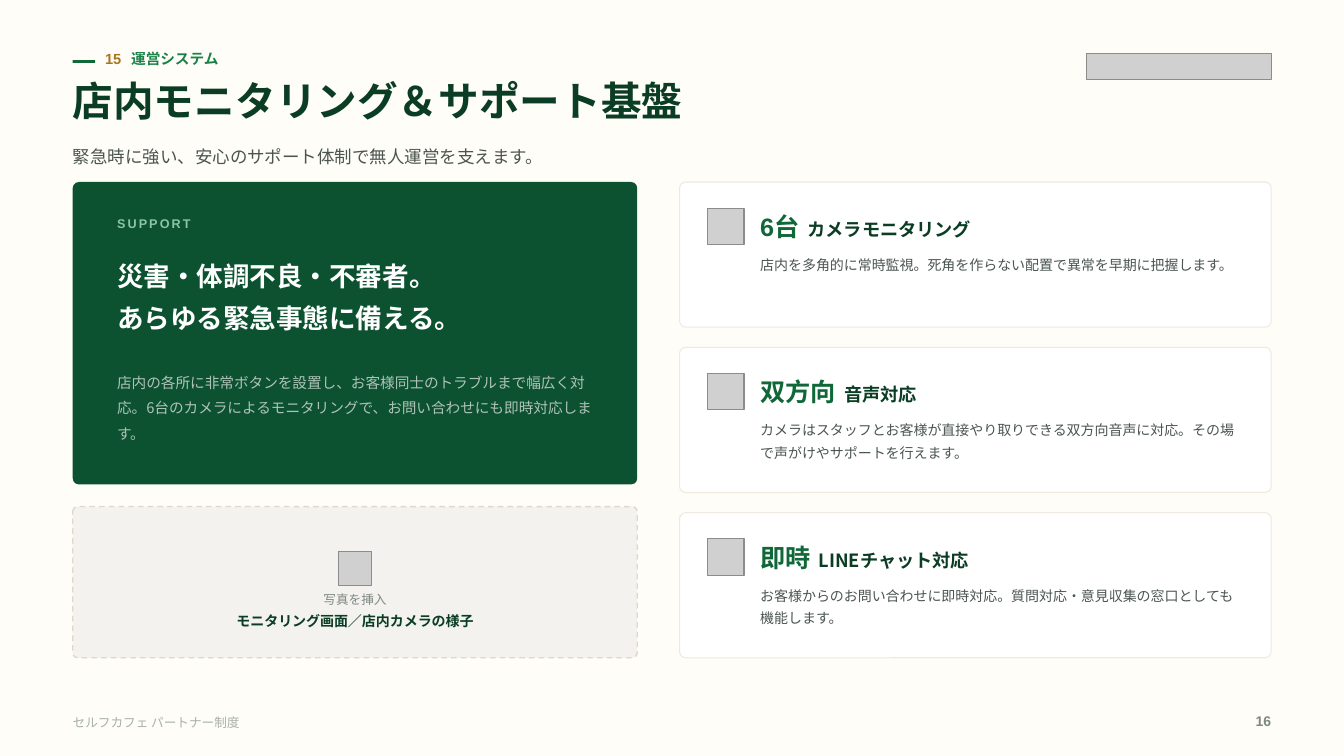
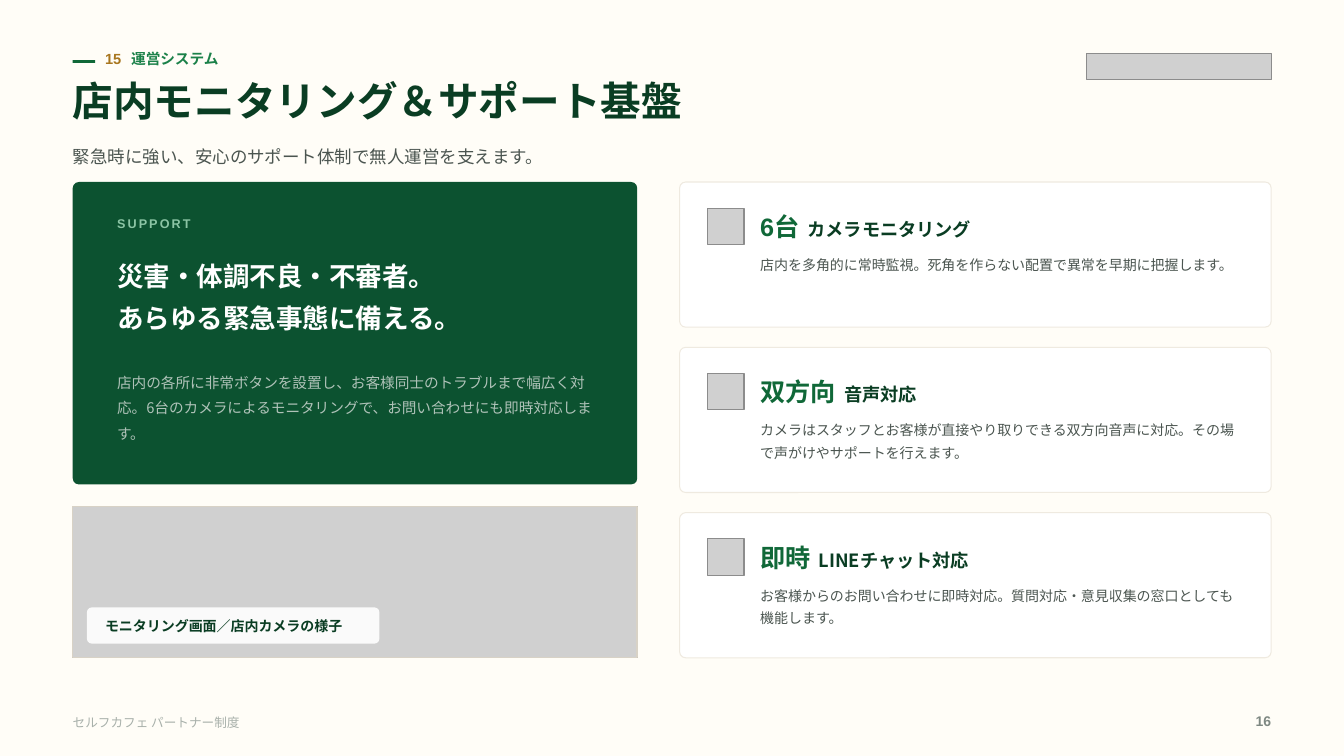
Before and after one commit to a5408071-cmd/suzuki-ceo, a slide deck: slide 16 of selfcafe-partner-deck/selfcafe-partner-deck.pptx. Drawn at 1344x756 pixels with LibreOffice and Linux fonts; fonts in the diff are those of the drawing; grey boxes stand for pictures. Boxes give left, top, right and bottom in pixels: in the first picture for what was removed or moved away, otherwise in the second. Text is boxed around its words. In the diff, an @@ line names an element or a change of style, - is before the commit and + after.

```diff
--- a/selfcafe-partner-deck/selfcafe-partner-deck.pptx
+++ b/selfcafe-partner-deck/selfcafe-partner-deck.pptx
@@ rounded rectangle removed at box(73, 507, 637, 658) @@
@@ picture added at box(73, 507, 637, 658) @@
@@ rectangle added at box(73, 507, 637, 658), outline #D8D2C6 1 pt @@
@@ picture removed at box(339, 553, 372, 586) @@
@@ text removed at box(323, 593, 386, 605) @@
-写真を挿入
@@ rounded rectangle added at box(87, 608, 379, 644), fill #FFFFFF at 90% opacity @@
@@ text "モニタリング画面／店内カメラの様子": place and size @@
-text "モニタリング画面／店内カメラの様子" at box(236, 614, 473, 628)
+text "モニタリング画面／店内カメラの様子" at box(105, 619, 342, 633)
@@ text "モニタリング画面／店内カメラの様子" at box(105, 619, 342, 633): alignment centre to left; line spacing 1.15 to 1; vertical alignment top to middle @@
```
Also in this commit, not shown: 15 other slides changed, 1 slide added, 20 other files.
